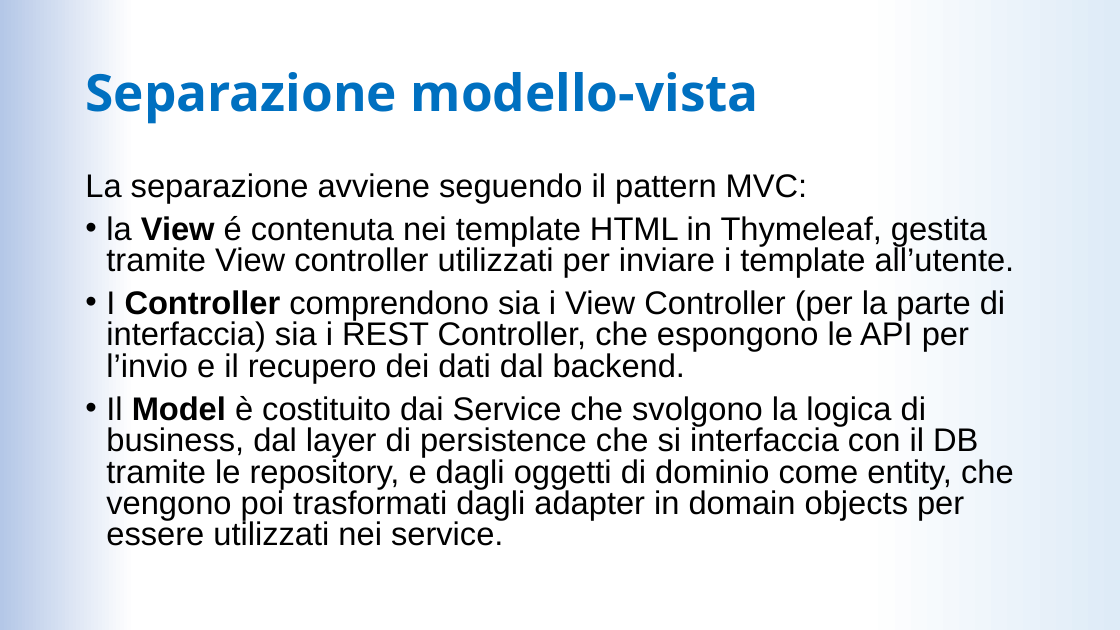
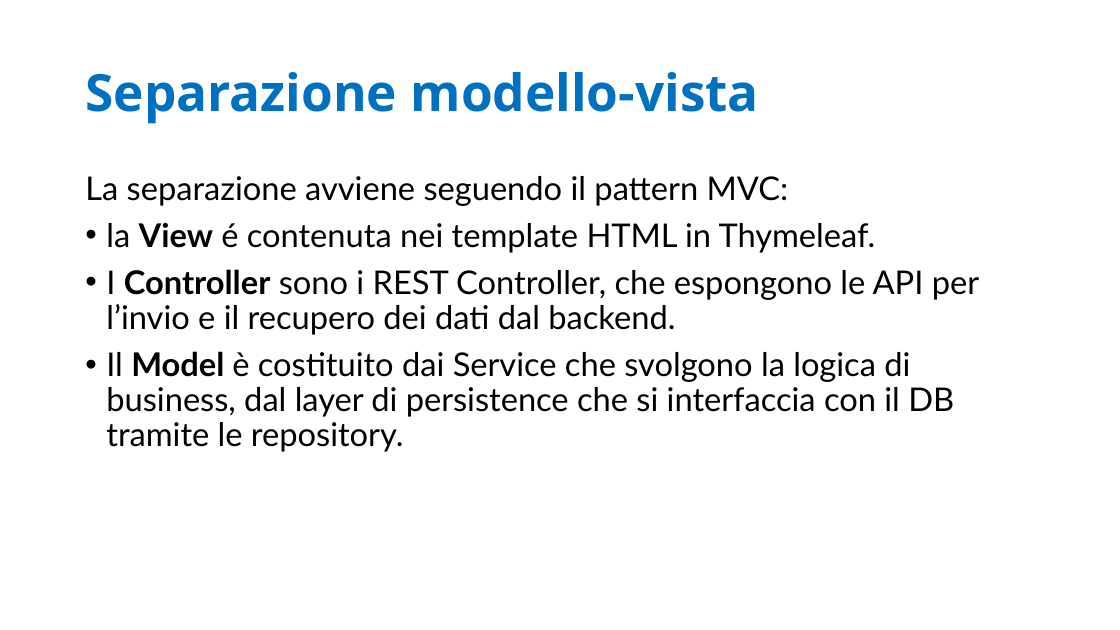
Before and after one commit to LDolzanelli/progettoIngegneria, a slide deck: slide 4 of doc/Presentazione/Presentazione_ingsw_parteB.pptx. Drawn at 1120x630 pixels with LibreOffice and Linux fonts; fonts in the diff are those of the drawing. Boxes give left, top, right and bottom in pixels: in the first picture for what was removed or moved away, otherwise in the second. Text is boxed around its words. In the diff, an @@ line names an element or a change of style, - is before the commit and + after.

Commit message:
presentazione final final

```diff
--- a/doc/Presentazione/Presentazione_ingsw_parteB.pptx
+++ b/doc/Presentazione/Presentazione_ingsw_parteB.pptx
@@ background gradient #DEEBF7 to #FFFFFF to #B4C7E7 to #FFFFFF @@
@@ text at bbox=[85, 176, 789, 206]: font Arial to Lato in "La separazione avviene seguendo il pattern MVC:"; line spacing 0.8 to 0.9 @@
@@ text at bbox=[106, 222, 979, 452]: text changed; font Arial to Lato @@
-• la View é contenuta nei template HTML in Thymeleaf, gestita tramite View controller utilizzati per inviare i template all’utente.
-• I Controller comprendono sia i View Controller (per la parte di interfaccia) sia i REST Controller, che espongono le API per l’invio e il recupero dei dati dal backend.
-• Il Model è costituito dai Service che svolgono la logica di business, dal layer di persistence che si interfaccia con il DB tramite le repository, e dagli oggetti di dominio come entity, che vengono poi trasformati dagli adapter in domain objects per essere utilizzati nei service.
+• la View é contenuta nei template HTML in Thymeleaf.
+• I Controller sono i REST Controller, che espongono le API per l’invio e il recupero dei dati dal backend.
+• Il Model è costituito dai Service che svolgono la logica di business, dal layer di persistence che si interfaccia con il DB tramite le repository.
```
Also in this commit, not shown: 27 other slides changed, 1 other file.
